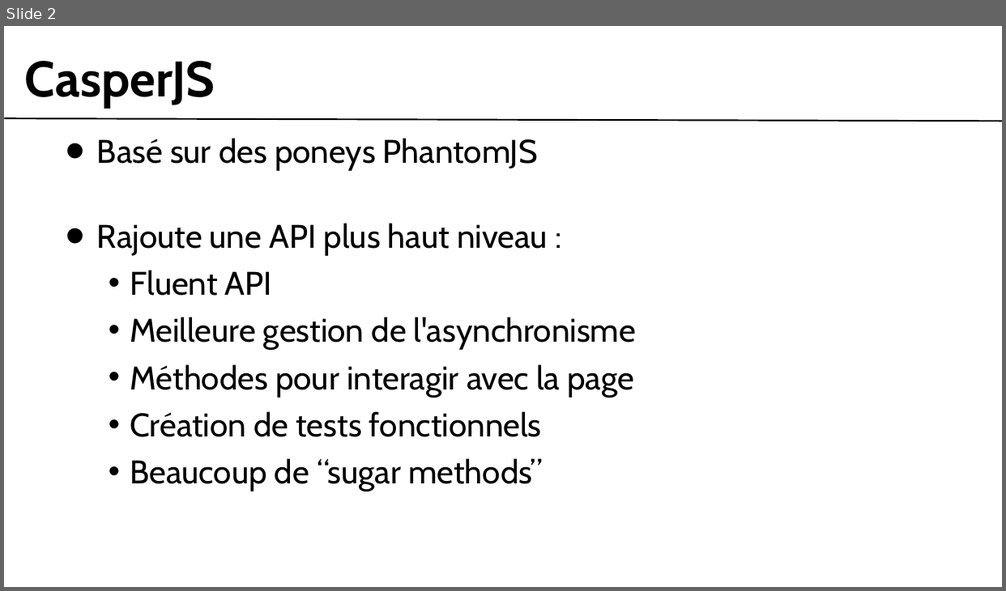
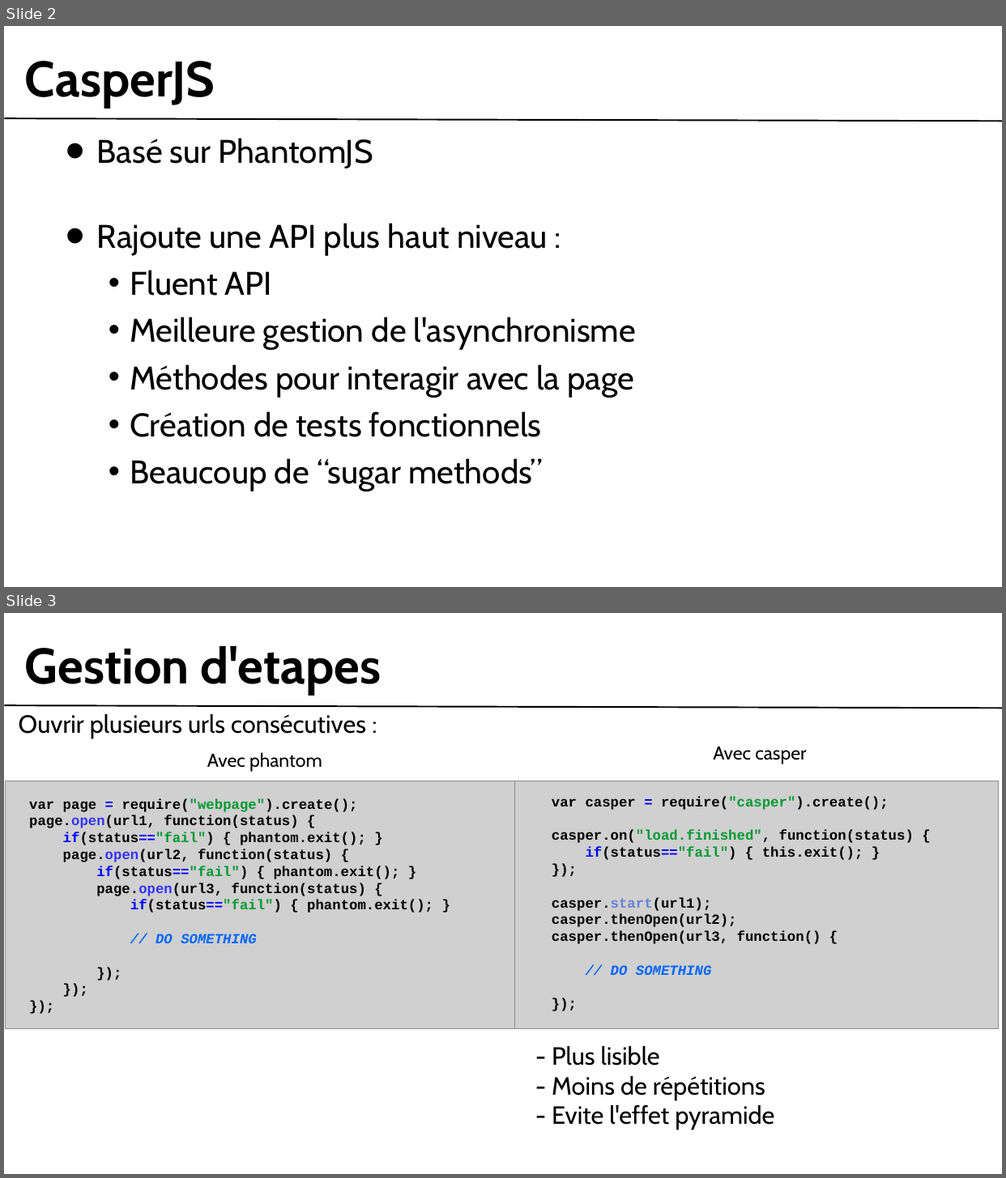
Before and after one commit to gobengo/devoxx-panorama-js-testing, a slide deck: doc/casper_part.ppt. Shown one above the other, each under a label of ours: slide 2 before the commit, slides 2 and 3 after it. The pictures are 1006x591 and 1006x1178 pixels, drawn with LibreOffice and Linux fonts; fonts in the diff are those of the drawing; grey boxes stand for pictures; background and template pictures are left out. Boxes give left, top, right and bottom in pixels: in the first picture for what was removed or moved away, otherwise in the second. Text is boxed around its words. In the diff, an @@ line names an element or a change of style, - is before the commit and + after.

Commit message:
relecture phantomjs & casperjs done.

```diff
--- a/doc/casper_part.ppt
+++ b/doc/casper_part.ppt
@@ slide 3 added at (4, 613, 1002, 1174), background #FFFFFF; not listed: 1 template element that a slide beside it also shows @@
@@ text added at (25, 645, 381, 695), 64 pt, text #000000, bold @@
+Gestion d'etapes
@@ text added at (19, 714, 366, 739), 32 pt, text #000000 @@
+Ouvrir plusieurs urls consécutives :
@@ text added at (207, 752, 322, 772), 24 pt, text #000000 @@
+Avec phantom
@@ text added at (713, 746, 806, 764), 24 pt, text #000000 @@
+Avec casper
@@ picture added at (5, 781, 514, 1029) @@
@@ picture added at (515, 781, 999, 1029) @@
@@ text added at (29, 799, 433, 943), 18 pt, text #000000, bold @@
+var page = require("webpage").create();
+page.open(url1, function(status) {
+if(status=="fail") { phantom.exit(); }
+page.open(url2, function(status) {
+if(status=="fail") { phantom.exit(); }
+page.open(url3, function(status) {
+if(status=="fail") { phantom.exit(); }
+// DO SOMETHING
+});
+});
+});
@@ text added at (552, 797, 914, 944), 18 pt, text #000000, bold @@
+var casper = require("casper").create();
+casper.on("load.finished", function(status) {
+if(status=="fail") { this.exit(); }
+});
+casper.start(url1);
+casper.thenOpen(url2);
+casper.thenOpen(url3, function() {
+// DO SOMETHING
+});
@@ text added at (552, 1046, 774, 1130), 32 pt, text #000000 @@
+- Plus lisible
+- Moins de répétitions
+- Evite l'effet pyramide
@@ slide 2 changed as well @@
@@ text at (97, 138, 373, 169): text changed @@
-• Basé sur des poneys PhantomJS
+• Basé sur PhantomJS
```
Also in this commit, not shown: 2 other slides changed, 4 other slides added, 5 slides removed, 3 other files.
